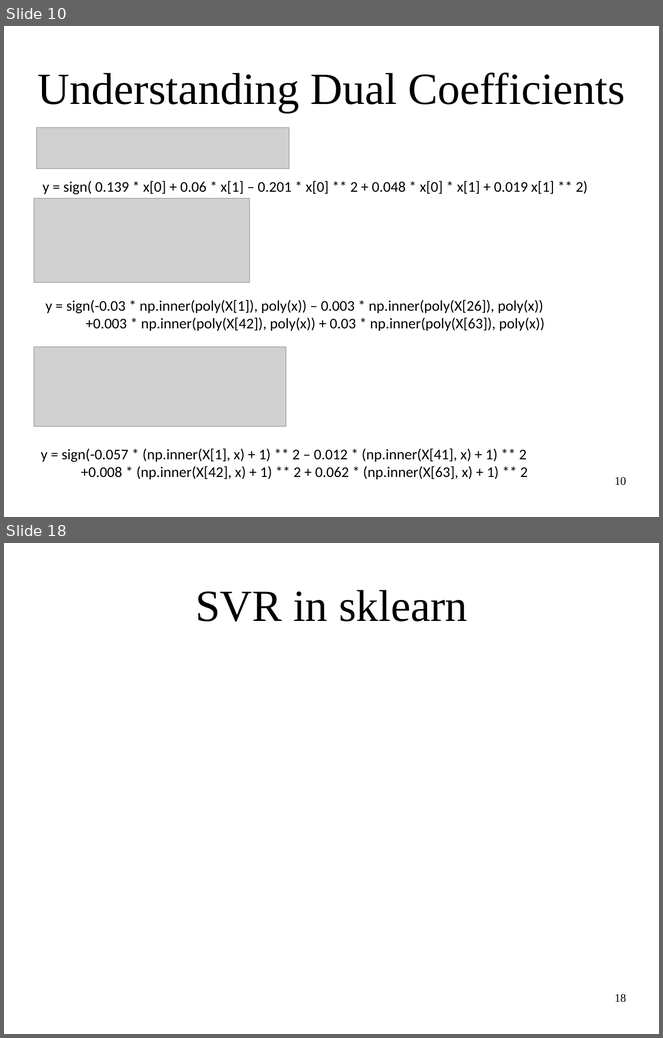
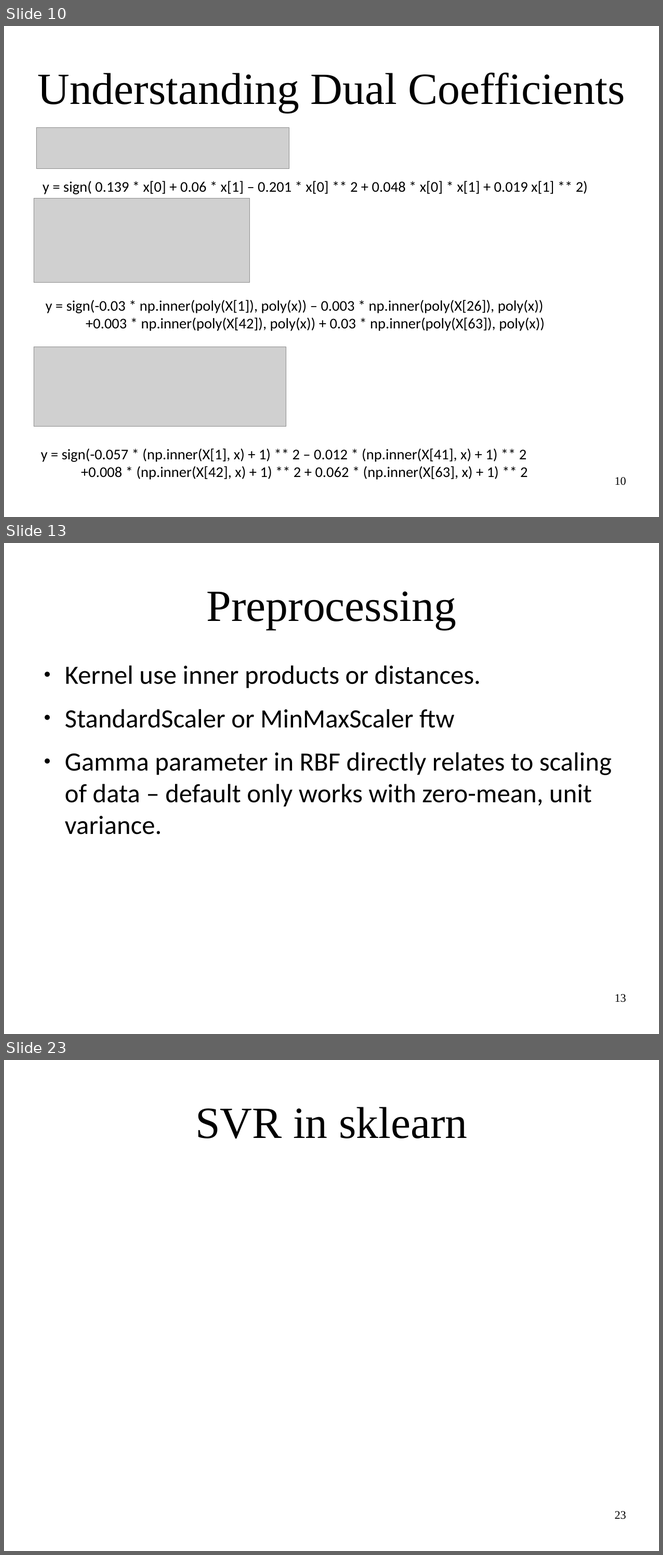
Before and after one commit to amueller/applied_ml_spring_2017, a slide deck: slides/aml-09-021517.odp. Shown one above the other, each under a label of ours: slides 10 and 18 before the commit, slides 10, 13 and 23 after it; the slides between them are not shown. The pictures are 663x1038 and 663x1555 pixels, drawn with LibreOffice and Linux fonts; fonts in the diff are those of the drawing; grey boxes stand for pictures. Boxes give left, top, right and bottom in pixels: in the first picture for what was removed or moved away, otherwise in the second. Text is boxed around its words. In the diff, an @@ line names an element or a change of style, - is before the commit and + after.

```diff
--- a/slides/aml-09-021517.odp
+++ b/slides/aml-09-021517.odp
@@ slide 13 added at bbox=[4, 543, 659, 1034], background #FFFFFF @@
@@ title added at bbox=[206, 591, 456, 629], 54 pt, text #000000 @@
+Preprocessing
@@ text added at bbox=[65, 665, 612, 835], 32 pt, text #000000 @@
+● Kernel use inner products or distances.
+● StandardScaler or MinMaxScaler ftw
+● Gamma parameter in RBF directly relates to scaling of data – default only works with zero-mean, unit variance.
@@ page number added at bbox=[615, 994, 626, 1003], 14 pt, text #000000 @@
+13
@@ what was slide 18 is now slide 23 @@
@@ page number at bbox=[615, 1511, 626, 1520]: text changed @@
-18
+23
```
Also in this commit, not shown: 12 slides changed, 6 other slides added, 1 slide removed, 1 other file.
